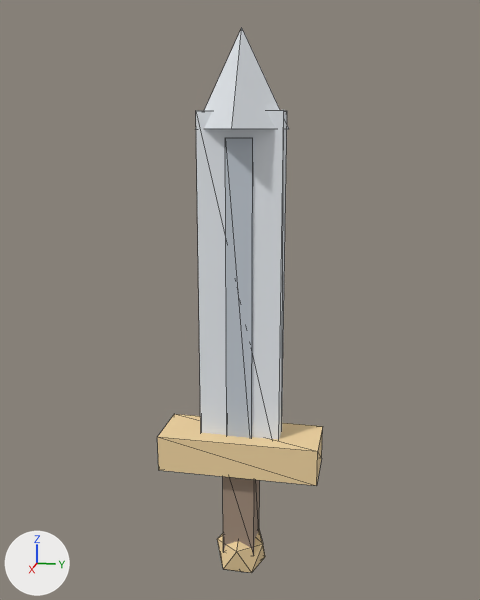
The glTF model assets/models/weapon_sword.glb: old version first, new version second.
Camera for both pictures: a 50 mm lens placed at (1.695, 0.335, 0.913), pointed at (-0.016, -0.008, 0.485). Lighting does not change. The marker at lower left points along +X, +Y and +Z. The first picture is the older version. Mesh edges are drawn as thin lines. Vertices at exactly the same position are counted once.

The first picture shows 'blade', 'grip', 'guard', 'pommel', 'ridge', 'tip'.
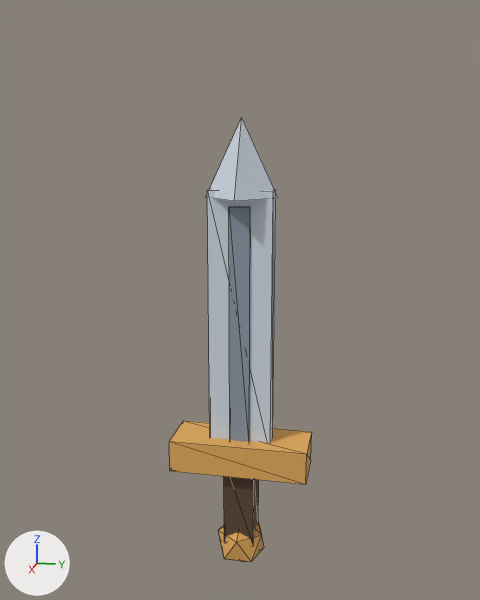
What changed in the scene script:
```text
Change mat_wpn_grip:
    mat_wpn_grip.base_color: (0.357, 0.263, 0.196) -> (0.105, 0.0561, 0.0319)  # beige #a18c7a -> brown #5b4332
Change mat_wpn_gold:
    mat_wpn_gold.base_color: (0.878, 0.659, 0.353) -> (0.745, 0.392, 0.102)  # beige #f1d4a0 -> orange #e0a85a
Change mat_wpn_steel:
    mat_wpn_steel.base_color: (0.812, 0.847, 0.886) -> (0.624, 0.687, 0.761)  # white #e9edf2 -> light grey #cfd8e2
Change mat_wpn_steel_dark:
    mat_wpn_steel_dark.base_color: (0.541, 0.592, 0.651) -> (0.254, 0.309, 0.381)  # light grey #c2cad3 -> greyish blue #8a97a6
Change me_cube:
    used by ob_grip; location = (0.0, 0.0, 0.0)
    remove me_cube.from_pydata(...)  # 8 vertices, 12 faces; spans x -0.045..0.045, y -0.045..0.045, z -0.25..0.05
    add me_cube.from_pydata(...)  # 8 vertices, 12 faces; spans x -0.043..0.043, y -0.043..0.043, z -0.22..0.04
    me_cube part 1: the whole mesh is scaled about its middle by (0.944, 0.944, 0.867), then moved by (0.0, 0.0, 0.01)
Change me_icosphere:
    used by ob_pommel; location = (0.0, 0.0, 0.0)
    remove me_icosphere.from_pydata(...)  # 12 vertices, 20 faces; spans x -0.072..0.072, y -0.068..0.068, z -0.34..-0.18
    add me_icosphere.from_pydata(...)  # 12 vertices, 20 faces; spans x -0.067..0.067, y -0.064..0.064, z -0.305..-0.155
    me_icosphere part 2: the whole mesh is scaled about its middle by 0.938, then moved by (0.0, 0.0, 0.03)
Change me_cube_001:
    used by ob_guard; location = (0.0, 0.0, 0.0)
    remove me_cube_001.from_pydata(...)  # 8 vertices, 12 faces; spans x -0.08..0.08, y -0.22..0.22, z 0.01..0.11
    add me_cube_001.from_pydata(...)  # 8 vertices, 12 faces; spans x -0.07..0.07, y -0.19..0.19, z 0.005..0.095
    me_cube_001 part 3: the whole mesh is scaled about its middle by (0.875, 0.864, 0.9), then moved by (0.0, 0.0, -0.01)
Change me_cube_002:
    used by ob_blade; location = (0.0, 0.0, 0.0)
    remove me_cube_002.from_pydata(...)  # 8 vertices, 12 faces; spans x -0.03..0.03, y -0.11..0.11, z 0.025..0.975
    add me_cube_002.from_pydata(...)  # 8 vertices, 12 faces; spans x -0.025..0.025, y -0.085..0.085, z 0.06..0.78
    me_cube_002 part 4: the whole mesh is scaled about its middle by (0.833, 0.773, 0.758), then moved by (0.0, 0.0, -0.08)
Change me_cube_003:
    used by ob_ridge; location = (0.0, 0.0, 0.0)
    remove me_cube_003.from_pydata(...)  # 8 vertices, 12 faces; spans x -0.035..0.035, y -0.035..0.035, z 0.05..0.91
    add me_cube_003.from_pydata(...)  # 8 vertices, 12 faces; spans x -0.03..0.03, y -0.027..0.027, z 0.08..0.74
    me_cube_003 part 5: the whole mesh is scaled about its middle by (0.857, 0.786, 0.767), then moved by (0.0, 0.0, -0.07)
Change me_cone:
    used by ob_tip; location = (0.0, 0.0, 1.05)
    remove me_cone.from_pydata(...)  # 5 vertices, 6 faces; spans x -0.12..0.12, y -0.12..0.12, z -0.12..0.12
    add me_cone.from_pydata(...)  # 5 vertices, 6 faces; spans x -0.095..0.095, y -0.095..0.095, z -0.1..0.1
    me_cone part 6: the whole mesh is scaled about its middle by (0.792, 0.792, 0.833)
Change ob_tip:
    ob_tip.location: (0.0, 0.0, 1.05) -> (0.0, 0.0, 0.86)
```

What differs and where, as boxes [x1, y1, x2, y2] in the pictures (480 x 600 px):
'blade', recoloured, moved, rescaled (24% narrower, 23% shorter): before [196, 110, 287, 439]; after [207, 189, 276, 443]
'guard', recoloured, rescaled (14% narrower, 12% shorter): before [157, 414, 323, 486]; after [169, 421, 312, 484]
'ridge', recoloured, moved, rescaled (24% narrower, 21% shorter): before [225, 138, 253, 438]; after [229, 206, 250, 442]
'tip', recoloured, moved, rescaled (23% narrower, 18% shorter): before [195, 28, 289, 130]; after [206, 118, 278, 201]
'grip', recoloured, moved, rescaled (beige to brown, 11% shorter): before [223, 477, 260, 555]; after [224, 476, 259, 545]
'pommel', recoloured, moved, rescaled (beige to orange, 6% narrower, 7% shorter): before [217, 530, 265, 573]; after [219, 522, 264, 562]
